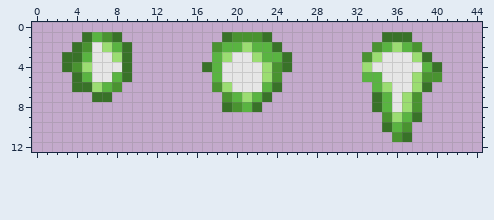
Two versions of one pixel-art sprite, assets/png/player_exhaust.png. The first picture shows the starting point.
The file is 45x13 pixels.
The result:
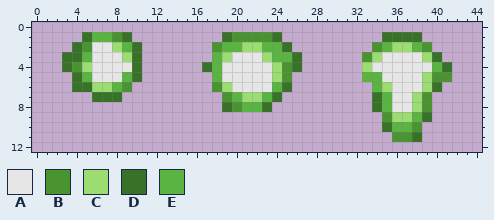
Palette (. is transparent): A #e6e6e6  B #499330  C #9bdd72  D #387228  E #59b441
Diff:
y 1: x 7..9 BD. -> EBD; x 23..24 D. -> BD; x 38 . -> D
y 2: x 7..10 CED. -> ACED; x 22 E -> C; x 24..25 D. -> ED; x 37..39 EB. -> CEB
y 3: x 8..10 CD. -> ACD; x 22..23 CE -> AC; x 25..26 D. -> ED; x 38..40 CD. -> ACD
y 4: x 9..10 D. -> AD; x 23..26 CBD. -> ACBD; x 39..41 ED. -> AED
y 5: x 8..10 ED. -> AED; x 23..25 CB. -> ACB; x 38..39 CB -> AC; x 41 . -> B
y 6: x 7..9 EB. -> CEB; x 23..25 ED. -> AED; x 38..40 CD. -> ACD
y 7: x 8 . -> D; x 22..24 ED. -> CED; x 37..39 CB. -> ACB
y 8: x 22..23 D. -> ED; x 37..39 CB. -> ACB
y 9: x 37..39 ED. -> CED
y 10: x 37..38 B. -> EB
y 11: x 37..38 D. -> BD
Pixel boxes of the changes (left, top, right, bottom) in both pictures:
changed: (102, 32, 142, 102)
changed: (252, 32, 302, 112)
changed: (402, 32, 452, 142)
